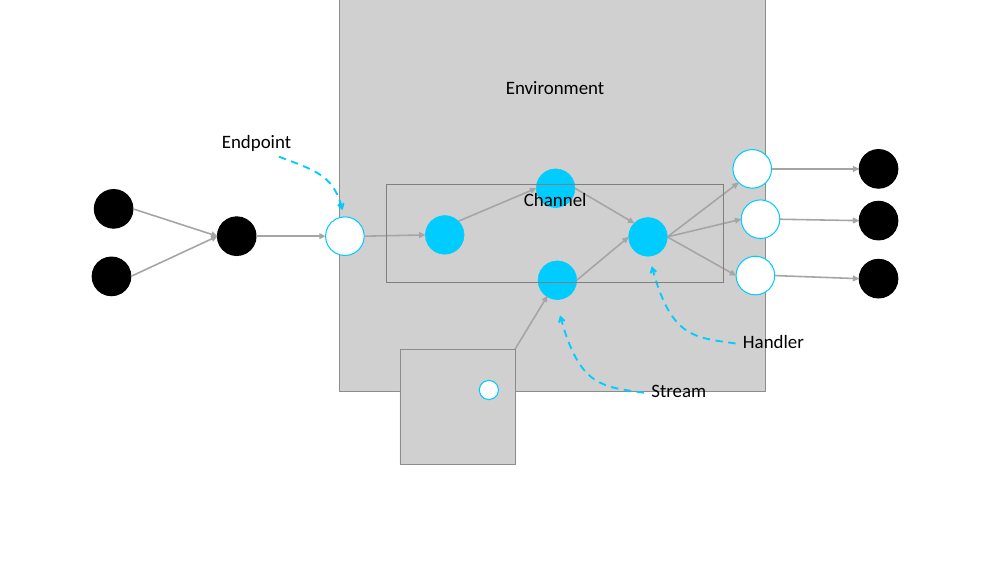
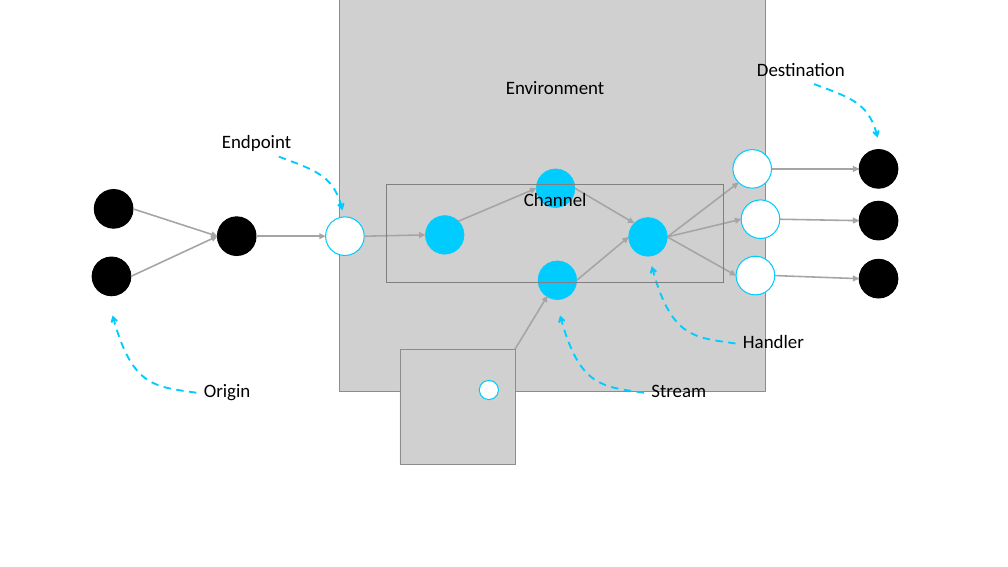
Before and after one commit to SlenderStone/MessageHandler.Documentation, a slide deck: slide 2 of images/architecture drawings.pptx. Drawn at 1008x567 pixels with LibreOffice and Linux fonts; fonts in the diff are those of the drawing; grey boxes stand for pictures. Boxes give left, top, right and bottom in pixels: in the first picture for what was removed or moved away, otherwise in the second. Text is boxed around its words. In the diff, an @@ line names an element or a change of style, - is before the commit and + after.

```diff
--- a/images/architecture drawings.pptx
+++ b/images/architecture drawings.pptx
@@ text added at [757,60,845,81], 18 pt, text #000000 @@
+Destination
@@ freeform shape added at [804,84,887,138], outline #00CCFF 1.75 pt dashed @@
@@ freeform shape added at [113,315,197,392], outline #00CCFF 1.75 pt dashed @@
@@ text added at [204,384,251,401], 18 pt, text #000000 @@
+Origin
```
Also in this commit, not shown: 2 other files.
